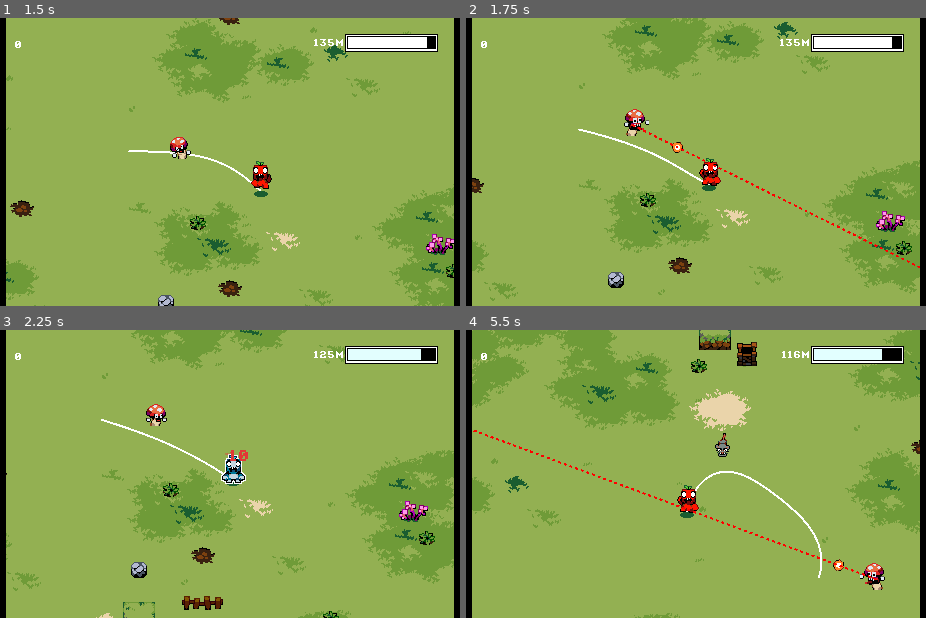
Above: before the commit, frames 1-4 (two rows, left to right).
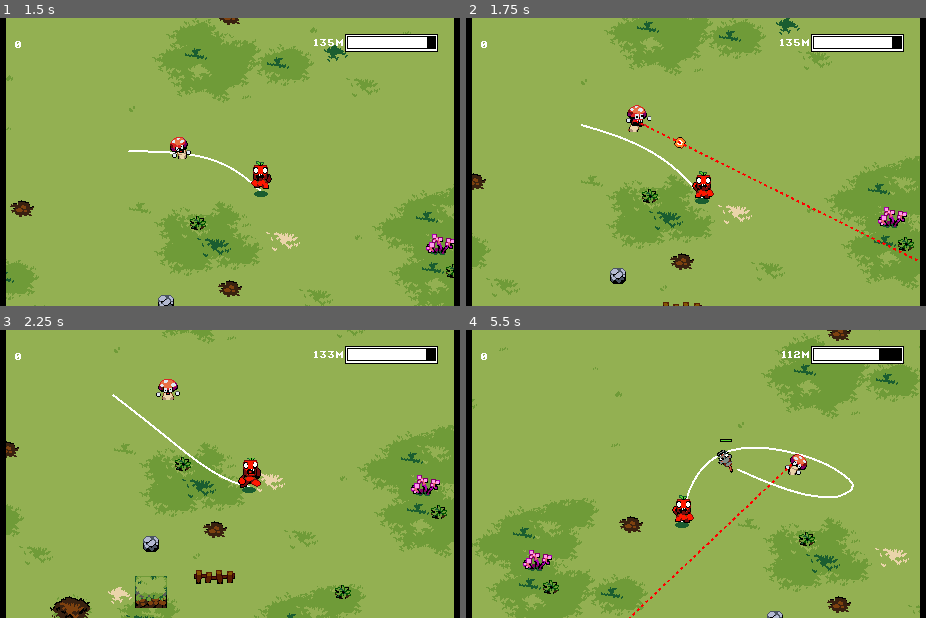
Above: after the commit, the same moments.

Repository: elementary-luke/GMTK2025
Game: Godot game, scene res://scenes/main.tscn
Two runs of this game, one before a commit and one after it. Both use one fixed random seed, a clock stepped at 60 frames per second and the inputs below. This scene is started directly instead of the project's main scene.
Inputs:
- Up to frame 1 (1.5 s): hold Right (right) 0.53-1.28 s; tap Space (main_action) at 0.6, 1.35 s; hold Down (down) from 1.28 s (still down)
- Up to frame 2 (1.75 s): keep holding Down (down)
- Up to frame 3 (2.25 s): release Down (down) at 2.03 s; hold Right (right) from 2.03 s (still down); tap Space (main_action) at 2.1 s
- Up to frame 4 (5.5 s): release Right (right) at 2.78 s; hold Up (up) 2.78-3.53 s; tap Space (main_action) every 0.75 s from 2.85 to 5.1 s; hold Left (left) 3.53-5.03 s; hold Down (down) from 5.03 s (still down)

Frame 1 is identical in both runs. In frame 2, 8.8% of the frame differs, in the area x 1-99%, y 0-100%; in frame 3, 19%; in frame 4, 32%.

Commit message:
fixed rope

Diff:
--- a/rope.gd
+++ b/rope.gd
@@ -3,7 +3,7 @@
 var seg_len = 10.0
 var start_nsegments = 10
 var start_pos = Vector2(0.0, 0.0)
-var segments_in_loop = 8
+var segments_in_loop = 5
 var rope_phy_iterations = 20
 var collision_radius = 2.0
 var intersection_counter = 0
@@ -55,7 +55,7 @@
 		for b in bodies:
 			var body = b["collider"]
 			if body:
-				Global.score += body.rope_value * len(bodies)
+				Global.score += body.rope_value * len(bodies) * 100.0
 				body.die()
 
 		$Line.clear_points()
@@ -126,7 +126,7 @@
 func apply_distance_constraints():
 	segments[0].pos = start_pos
 	if get_rope_length() > max_length():
-		Global.Player.global_position = segments[-1].pos + (Global.player_position - Global.Player.global_position)
+		Global.Player.global_position = segments[-1].pos
 	else:
 		segments[-1].pos = Global.Player.global_position
 
@@ -186,8 +186,8 @@
 			if i == 0 and j == seg_count - 1:
 				continue
 
-			if segments[i].pos == segments[i].old_pos && segments[i + 1].pos == segments[i + 1].old_pos && segments[j].pos == segments[j].old_pos && segments[j + 1].pos == segments[j + 1].old_pos:
-				continue
+			#if segments[i].pos == segments[i].old_pos && segments[i + 1].pos == segments[i + 1].old_pos && segments[j].pos == segments[j].old_pos && segments[j + 1].pos == segments[j + 1].old_pos:
+				#continue
 
 			var b1 = segments[j].pos
 			var b2 = segments[j + 1].pos
--- a/scripts/main.gd
+++ b/scripts/main.gd
@@ -4,6 +4,7 @@
 var hit_label_scn = preload("res://scenes/dissapearing_label.tscn")
 var rope_shown = 0.0
 var score_shown = 0.0
+var game_ended = false
 
 func _ready():
 	Global.Root = self
@@ -15,7 +16,7 @@
 
 
 func _physics_process(delta: float) -> void:
-	if $Player.rope_left > 0:
+	if !game_ended:
 		$Player.update(delta)
 		$Rope.update(delta)
 	ui()
@@ -46,6 +47,8 @@
 	$UI/AmmoPivot/AmmoPoly.modulate = Color8(226, 54, 54)
 
 func end_game():
+	game_ended = true
+	$Player/AnimatedSprite2D.play("idle_forward")
 	Global.Rope.cut(Global.Rope.segments.size() - 1)
 	get_tree().call_group("Enemy", "die")
 	get_tree().call_group("Bullet", "die")
--- a/scripts/player.gd
+++ b/scripts/player.gd
@@ -12,8 +12,8 @@
 var can_be_stunned = true
 var last = Vector2(0, 0)
 var can_extend = false
-var rope_left = 150.0
-var max_rope = 150.0
+var rope_left = 150.0 # 150sda
+var max_rope = 150.0 # 150sda
 var min_rope_segments = 2
 
 var anim_name = "idle_forward"
@@ -23,6 +23,10 @@
 	Global.Player = self
 
 func update(delta: float) -> void:
+	if rope_left <= 0 && !casting_rope:
+		Global.Root.end_game()
+		return
+
 	Global.time_lived += delta
 
 	var intent = Vector2.ZERO
@@ -112,6 +116,9 @@
 
 func stun(time, rope_reduction):
 	if can_be_stunned:
+		if rope_left <= 0:
+			Global.Root.end_game()
+			return
 
 		Global.Root.ammo_red()
 		reduce_rope(rope_reduction)
@@ -148,6 +155,3 @@
 func reduce_rope(amount):
 	rope_left -= amount
 	rope_left = max(rope_left, 0.0)
-	if rope_left == 0:
-		$AnimatedSprite2D.play("idle_forward")
-		Global.Root.end_game()
